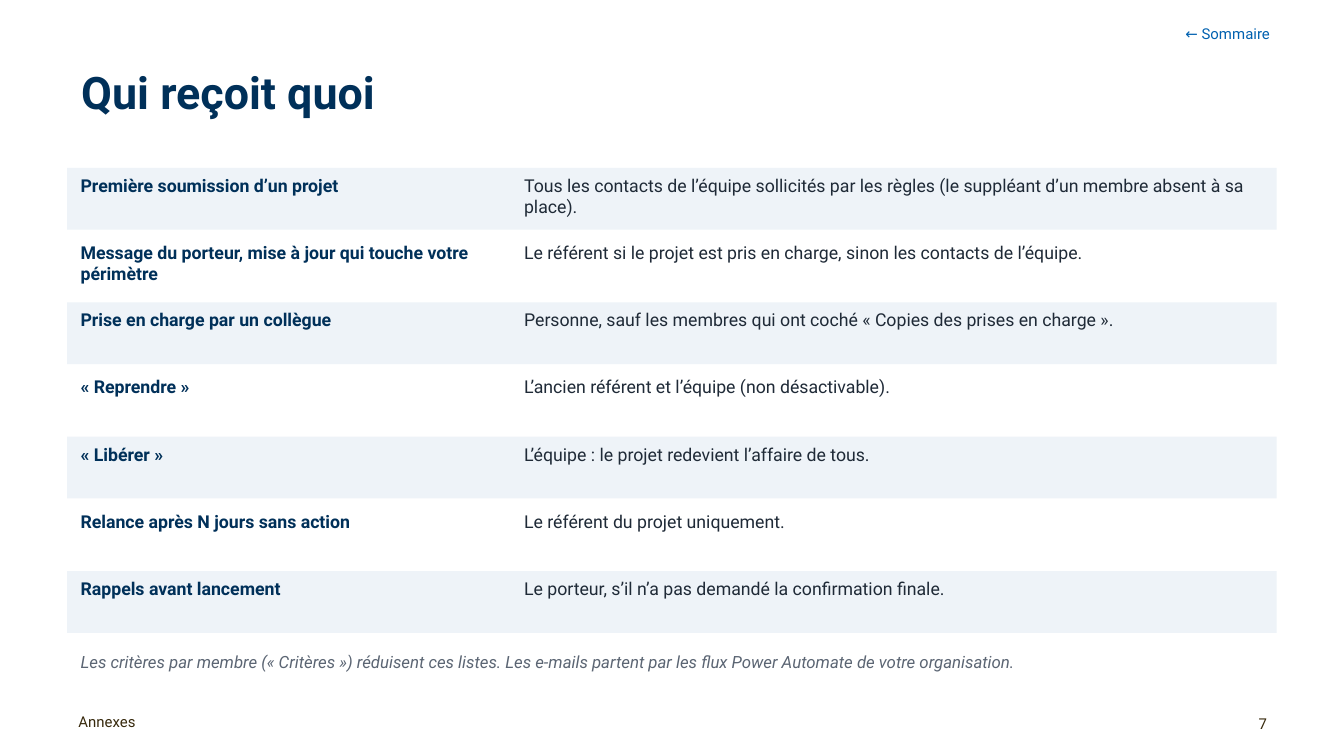
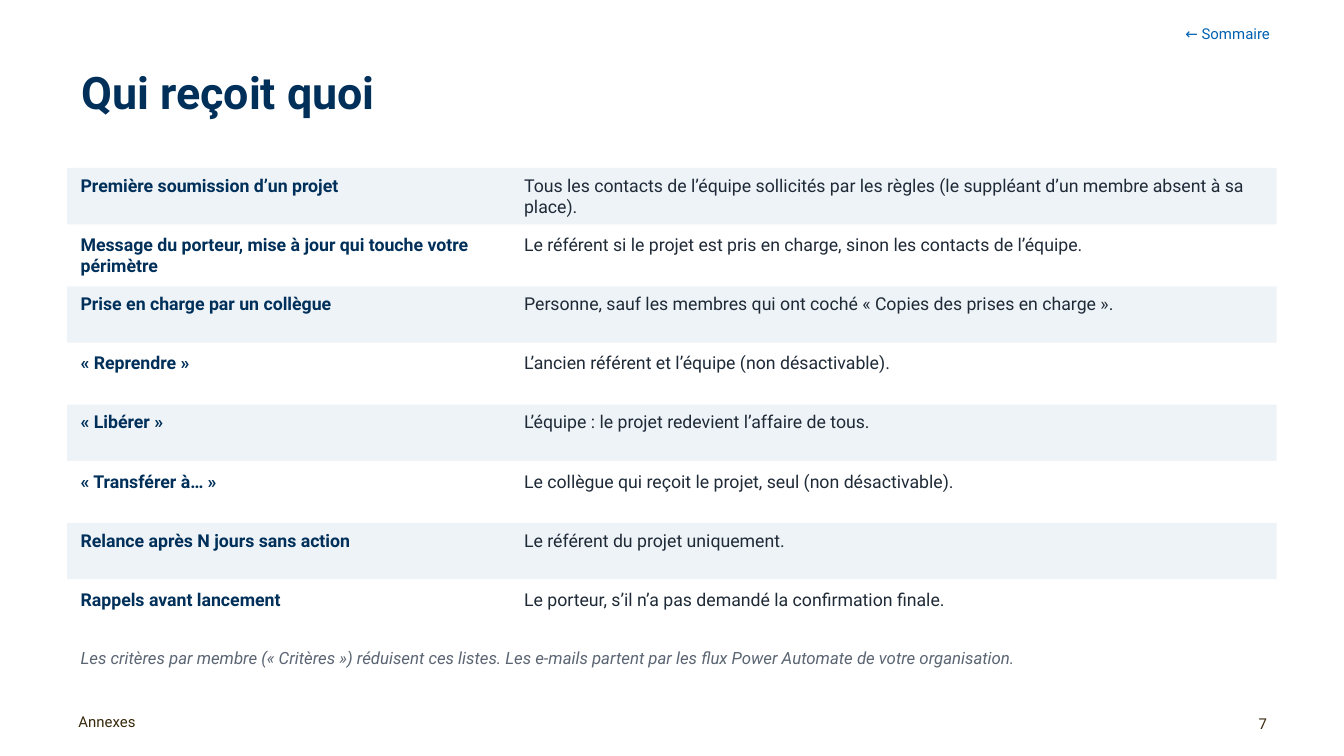
Before and after one commit to antoinelmariel-ux/ProjectNavigator, a slide deck: slide 7 of docs/Project Navigator_ Manuel SME.pptx. Drawn at 1344x756 pixels with LibreOffice and Linux fonts; fonts in the diff are those of the drawing; background and template pictures are left out. Boxes give left, top, right and bottom in pixels: in the first picture for what was removed or moved away, otherwise in the second. Text is boxed around its words. In the diff, an @@ line names an element or a change of style, - is before the commit and + after.

```diff
--- a/docs/Project Navigator_ Manuel SME.pptx
+++ b/docs/Project Navigator_ Manuel SME.pptx
@@ rectangle: place and size @@
-rectangle at (67,168,1277,230)
+rectangle at (67,168,1277,224)
@@ text "Message du porteur, mise à ...": place and size @@
-text "Message du porteur, mise à ..." at (81,245,469,284)
+text "Message du porteur, mise à ..." at (81,237,469,276)
@@ text "Le référent si le projet ...": place and size @@
-text "Le référent si le projet ..." at (524,245,1083,263)
+text "Le référent si le projet ..." at (524,237,1083,255)
@@ rectangle: place and size @@
-rectangle at (67,302,1277,364)
+rectangle at (67,286,1277,343)
@@ text "Prise en charge par un ...": place and size @@
-text "Prise en charge par un ..." at (81,312,332,330)
+text "Prise en charge par un ..." at (81,296,332,314)
@@ text "Personne, sauf les membres qui ...": place and size @@
-text "Personne, sauf les membres qui ..." at (524,312,1096,330)
+text "Personne, sauf les membres qui ..." at (524,296,1096,314)
@@ text "« Reprendre »": place and size @@
-text "« Reprendre »" at (94,379,176,397)
+text "« Reprendre »" at (94,355,176,373)
@@ text "L’ancien référent et l’équipe (non ...": place and size @@
-text "L’ancien référent et l’équipe (non ..." at (524,379,890,397)
+text "L’ancien référent et l’équipe (non ..." at (524,355,890,373)
@@ rectangle: place and size @@
-rectangle at (67,437,1277,499)
+rectangle at (67,405,1277,461)
@@ text "« Libérer »": place and size @@
-text "« Libérer »" at (94,447,150,461)
+text "« Libérer »" at (94,414,150,428)
@@ text "L’équipe : le projet redevient ...": place and size @@
-text "L’équipe : le projet redevient ..." at (524,447,869,465)
+text "L’équipe : le projet redevient ..." at (524,414,869,432)
@@ text added at (93,474,204,488), 9.5 pt, text #003059, bold @@
+« Transférer à… »
@@ text added at (524,474,954,492), 9.5 pt, text #1F2A37 @@
+Le collègue qui reçoit le projet, seul (non désactivable).
@@ rectangle: place and size @@
-rectangle at (67,571,1277,633)
+rectangle at (67,523,1277,579)
@@ text "Relance après N jours sans ...": place and size @@
-text "Relance après N jours sans ..." at (81,514,350,532)
+text "Relance après N jours sans ..." at (81,533,350,551)
@@ text "Le référent du projet uniquement.": place and size @@
-text "Le référent du projet uniquement." at (524,514,785,532)
+text "Le référent du projet uniquement." at (524,533,785,551)
@@ text "Rappels avant lancement": place and size @@
-text "Rappels avant lancement" at (81,581,281,599)
+text "Rappels avant lancement" at (81,592,281,610)
@@ text "Le porteur, s’il n’a pas ...": place and size @@
-text "Le porteur, s’il n’a pas ..." at (524,581,945,599)
+text "Le porteur, s’il n’a pas ..." at (524,592,945,610)
@@ text "Les critères par membre (« ...": place and size @@
-text "Les critères par membre (« ..." at (81,655,1014,672)
+text "Les critères par membre (« ..." at (81,651,1014,668)
```
Also in this commit, not shown: 4 other slides changed, 1 slide added.
